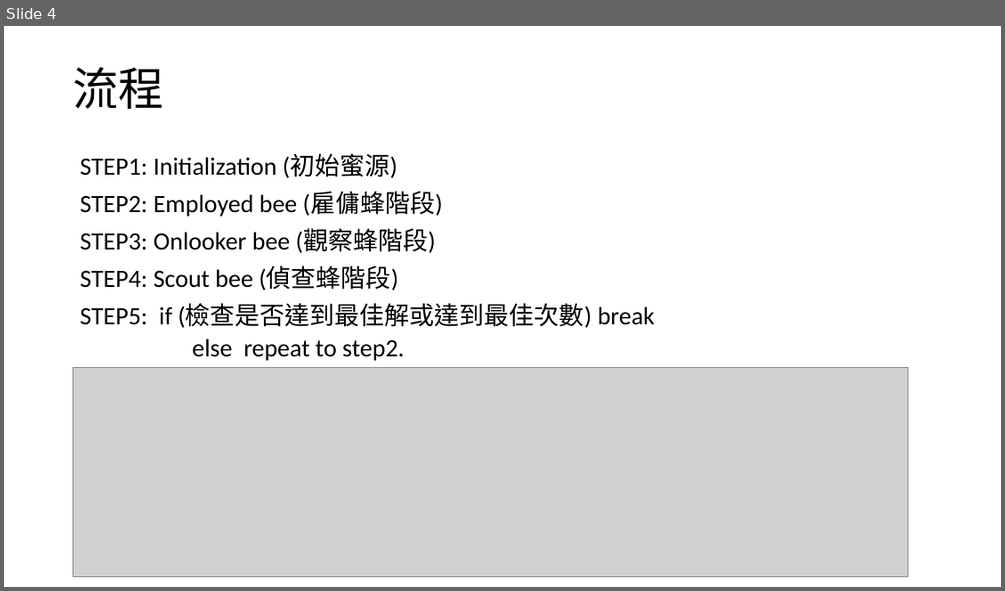
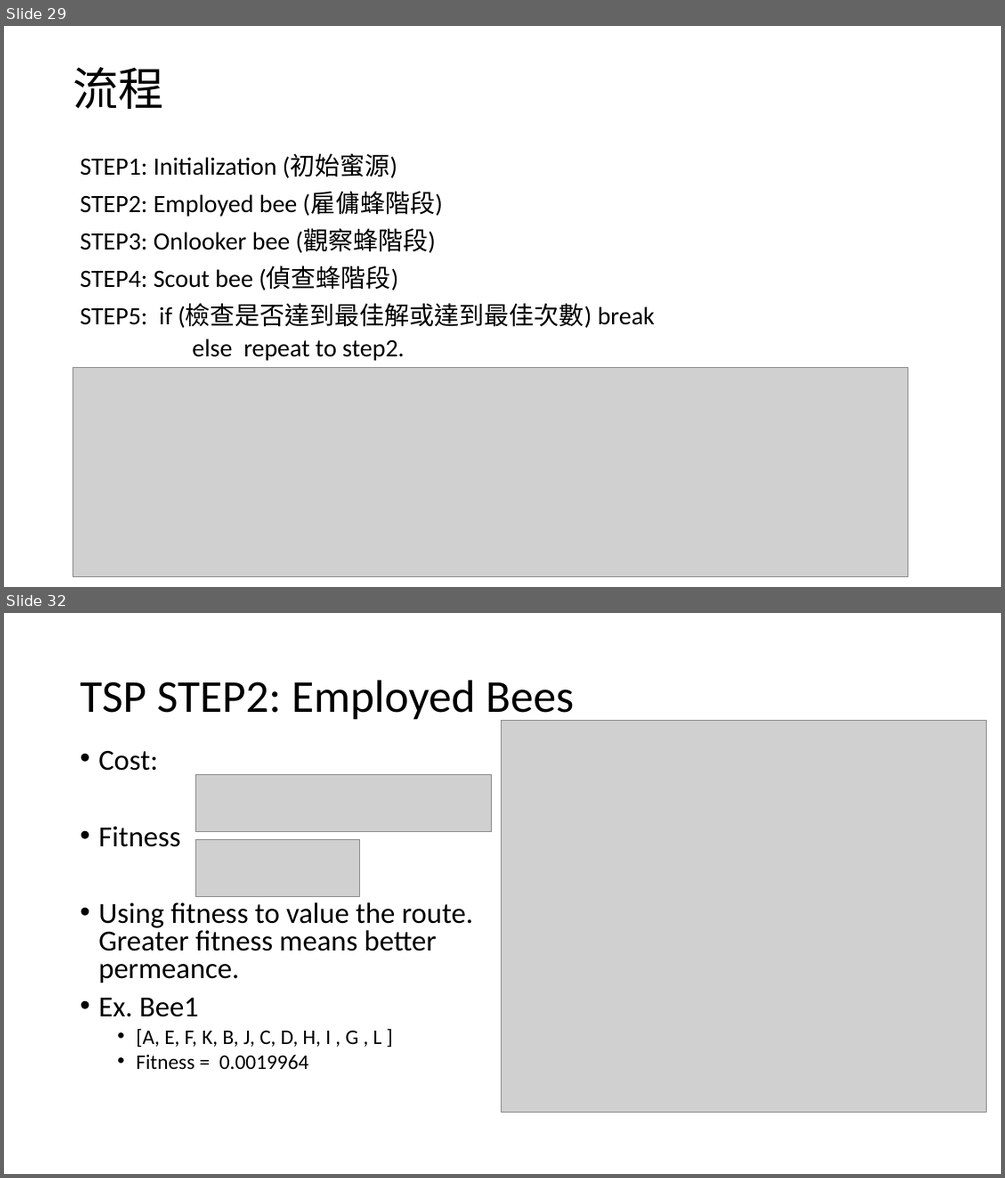
Before and after one commit to dreamakerChao/algorithm_final, a slide deck: 高等演算法報告.pptx. Shown one above the other, each under a label of ours: slide 4 before the commit, slides 29 and 32 after it; the slides between them are not shown. The pictures are 1005x591 and 1005x1178 pixels, drawn with LibreOffice and Linux fonts; fonts in the diff are those of the drawing; grey boxes stand for pictures. Boxes give left, top, right and bottom in pixels: in the first picture for what was removed or moved away, otherwise in the second. Text is boxed around its words. In the diff, an @@ line names an element or a change of style, - is before the commit and + after.

```diff
--- a/高等演算法報告.pptx
+++ b/高等演算法報告.pptx
@@ slide 32 added at (4, 613, 1001, 1174), background #FFFFFF @@
@@ title added at (80, 680, 574, 722), 44 pt, text #000000 @@
+TSP STEP2: Employed Bees
@@ picture added at (501, 720, 986, 1111) @@
@@ text added at (98, 750, 473, 1069), 28 pt, text #000000 @@
+• Cost:
+• Fitness
+• Using fitness to value the route. Greater fitness means better permeance.
+• Ex. Bee1
+  • [A, E, F, K, B, J, C, D, H, I , G , L ]
+  • Fitness = 0.0019964
@@ picture added at (195, 774, 492, 832) @@
@@ picture added at (195, 840, 359, 897) @@
@@ what was slide 4 is now slide 29 @@
```
Also in this commit, not shown: 4 slides changed, 31 other slides added, 1 slide removed, 7 other files.
